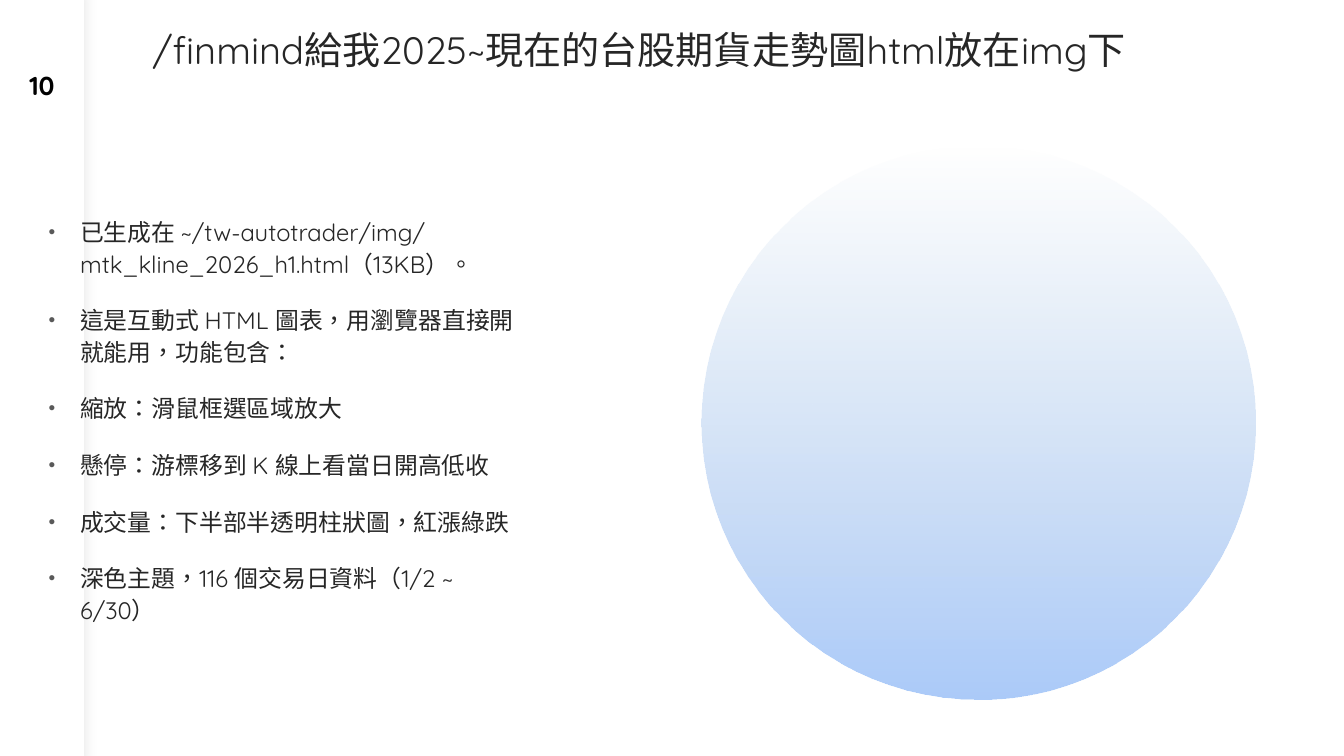
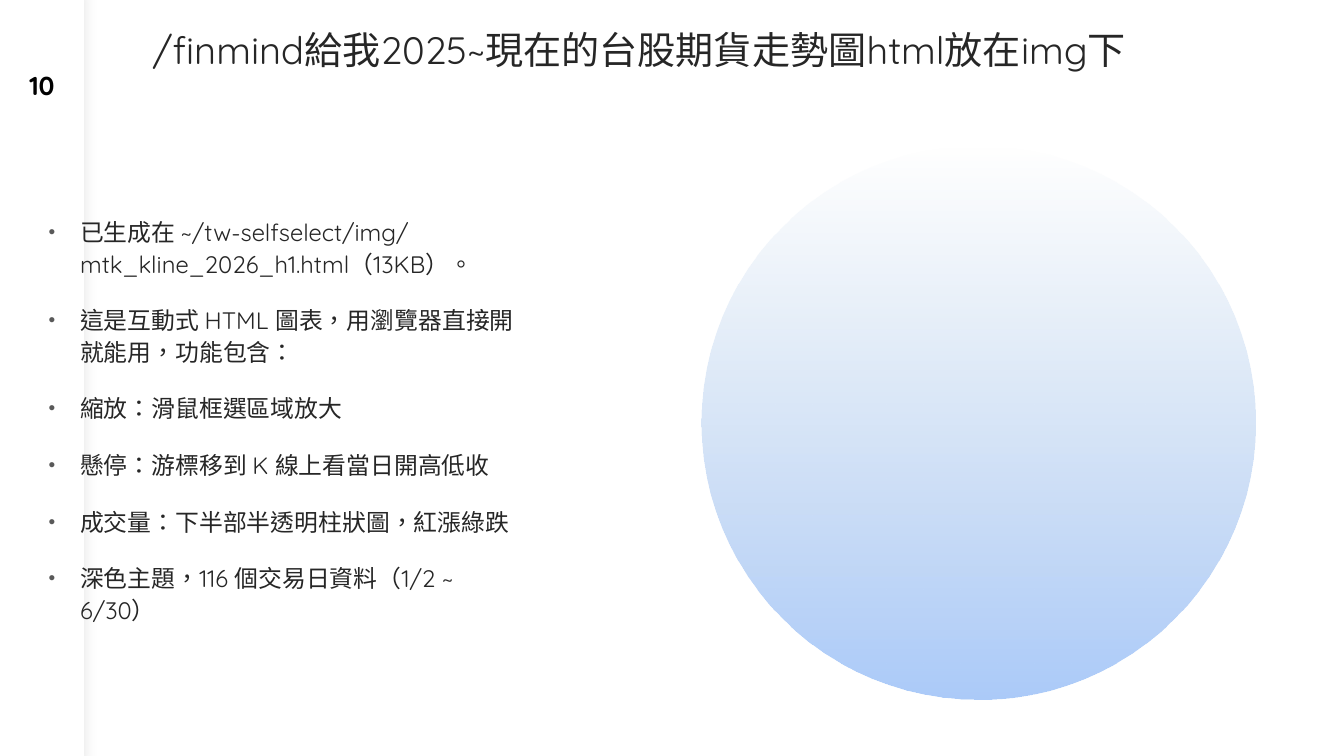
Before and after one commit to dinchentech/tw-selfselect, a slide deck: slide 10 of plans/ppt/TW-SELFSELECT台股買賣自動化系統-W3-講稿版.pptx. Drawn at 1344x756 pixels with LibreOffice and Linux fonts; fonts in the diff are those of the drawing; background and template pictures are left out. Boxes give left, top, right and bottom in pixels: in the first picture for what was removed or moved away, otherwise in the second. Text is boxed around its words. In the diff, an @@ line names an element or a change of style, - is before the commit and + after.

```diff
--- a/plans/ppt/TW-SELFSELECT台股買賣自動化系統-W3-講稿版.pptx
+++ b/plans/ppt/TW-SELFSELECT台股買賣自動化系統-W3-講稿版.pptx
@@ text at [80,221,473,277]: text changed @@
-• 已生成在 ~/tw-autotrader/img/mtk_kline_2026_h1.html（13KB）。
+• 已生成在 ~/tw-selfselect/img/mtk_kline_2026_h1.html（13KB）。
```
Also in this commit, not shown: 11 other slides changed, 5 other files.
